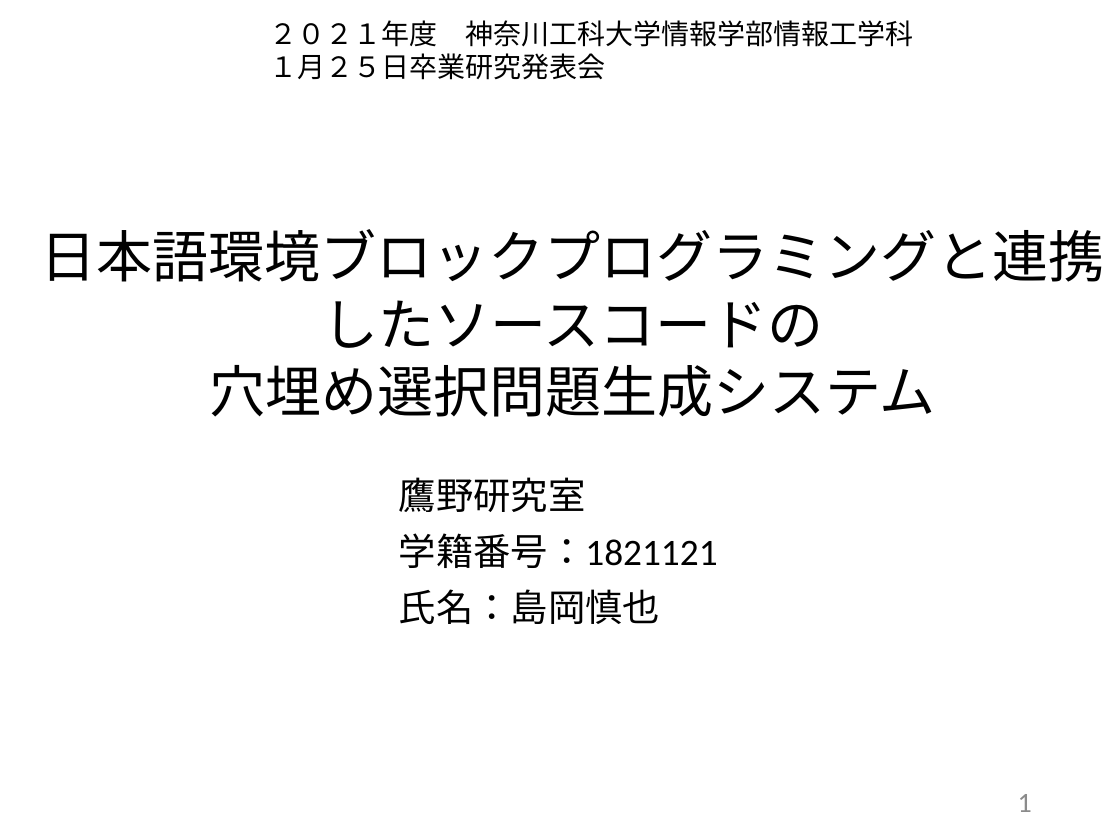
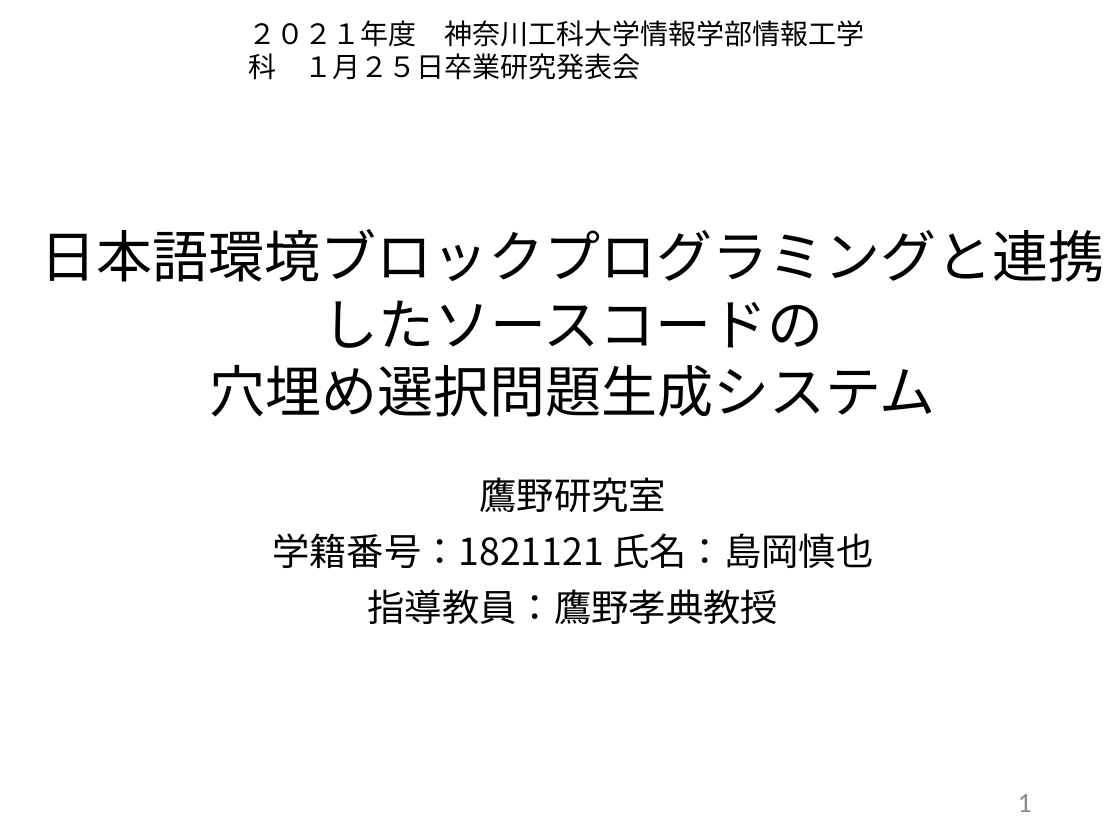
Before and after one commit to kait-takanolab/1821121-shimaoka-thesis, a slide deck: slide 1 of 1821121_shimaoka_thesis.pptx. Drawn at 1120x840 pixels with LibreOffice and Linux fonts; fonts in the diff are those of the drawing. Boxes give left, top, right and bottom in pixels: in the first picture for what was removed or moved away, otherwise in the second. Text is boxed around its words. In the diff, an @@ line names an element or a change of style, - is before the commit and + after.

```diff
--- a/1821121_shimaoka_thesis.pptx
+++ b/1821121_shimaoka_thesis.pptx
@@ text "２０２１年度 神奈川工科大学情報学部情報工学科 １月２５日卒業研究発表会": place and size @@
-text "２０２１年度 神奈川工科大学情報学部情報工学科 １月２５日卒業研究発表会" at <box>270,20,914,80</box>
+text "２０２１年度 神奈川工科大学情報学部情報工学科 １月２５日卒業研究発表会" at <box>249,20,865,80</box>
@@ text "２０２１年度 神奈川工科大学情報学部情報工学科 １月２５日卒業研究発表会" at <box>249,20,865,80</box>: font Calibri to Noto Sans CJK JP @@
@@ subtitle "鷹野研究室": place and size @@
-subtitle "鷹野研究室" at <box>399,477,718,624</box>
+subtitle "鷹野研究室" at <box>272,477,873,624</box>
@@ subtitle at <box>480,477,667,512</box>: font Calibri to Noto Sans CJK JP in "鷹野研究室"; alignment left to centre @@
@@ subtitle at <box>272,533,873,624</box>: text changed; font Calibri to Noto Sans CJK JP @@
-学籍番号：1821121
-氏名：島岡慎也
+学籍番号：1821121 氏名：島岡慎也
+指導教員：鷹野孝典教授
```
Also in this commit, not shown: 8 other slides changed, 1 slide added, 2 other files.
